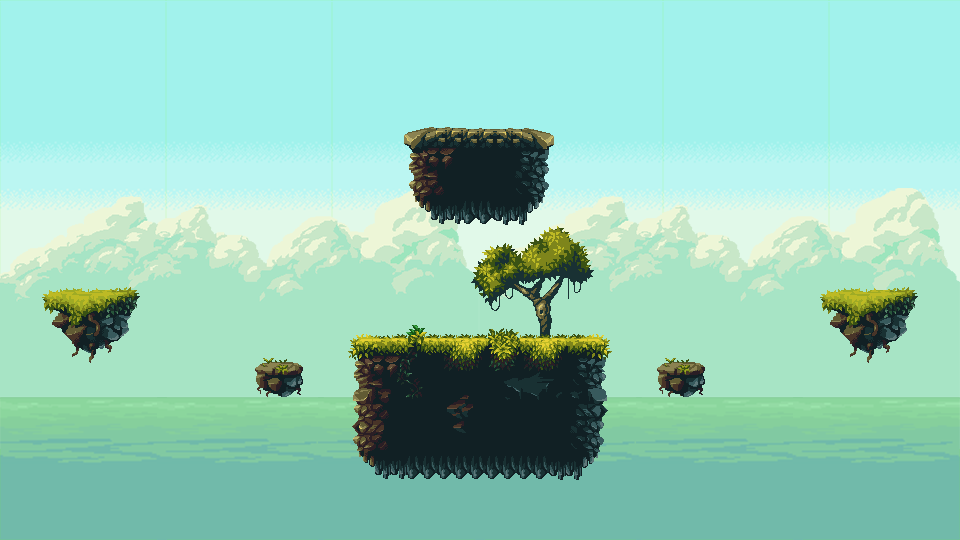
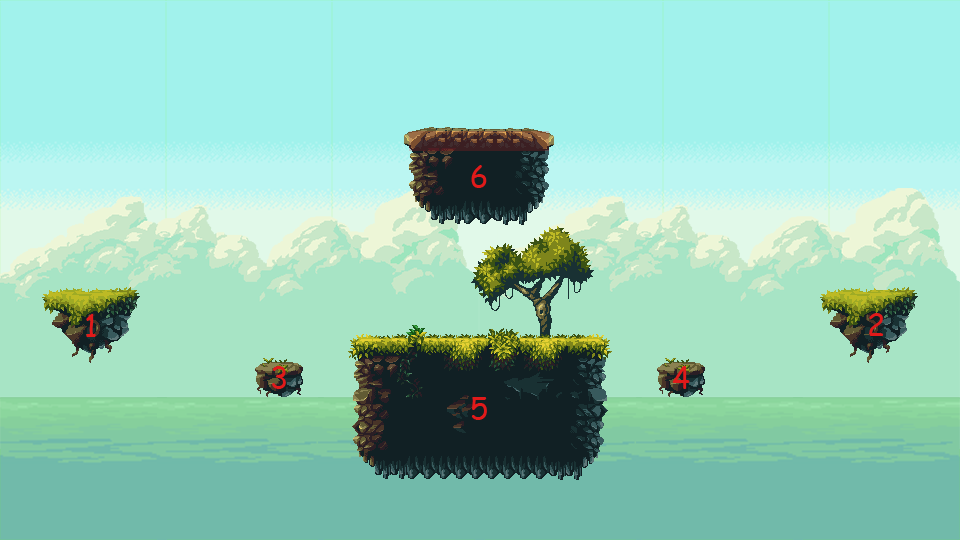
Revision of a layered 960 x 540 image; what changed, layer by layer:
added layer "Layer 1" (20%) above "Numbers" over <box>409,131,549,151</box>
added layer "Numbers" above "Jump" over <box>86,165,884,420</box>
